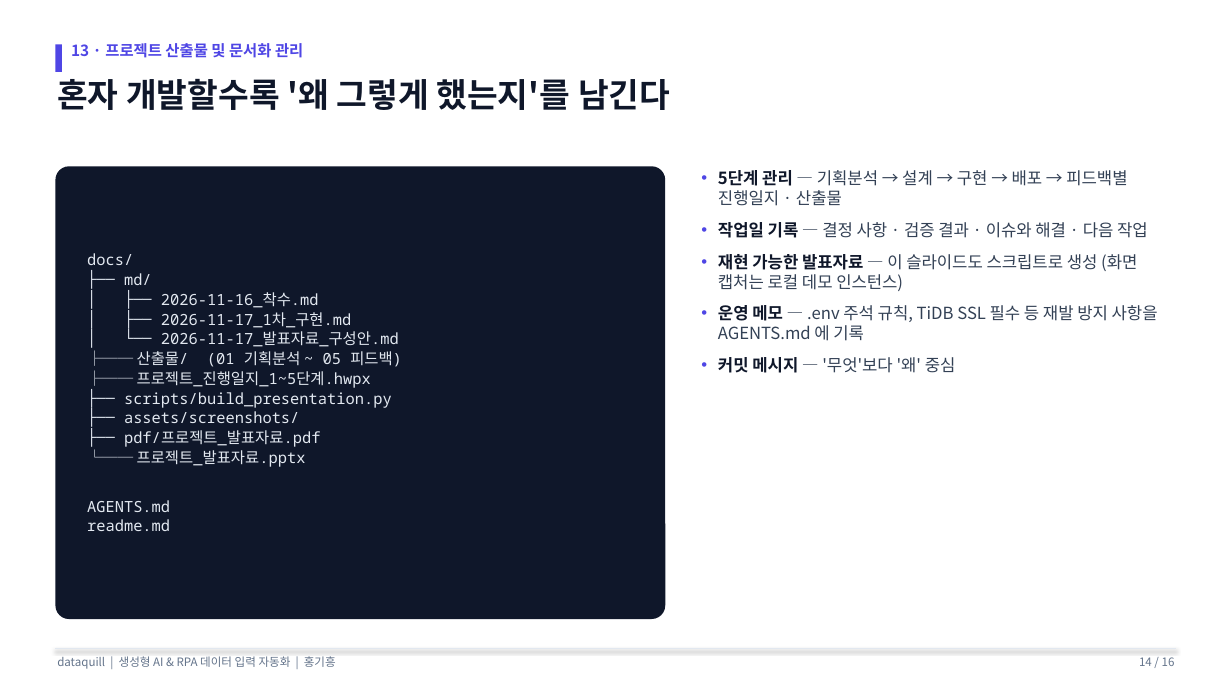
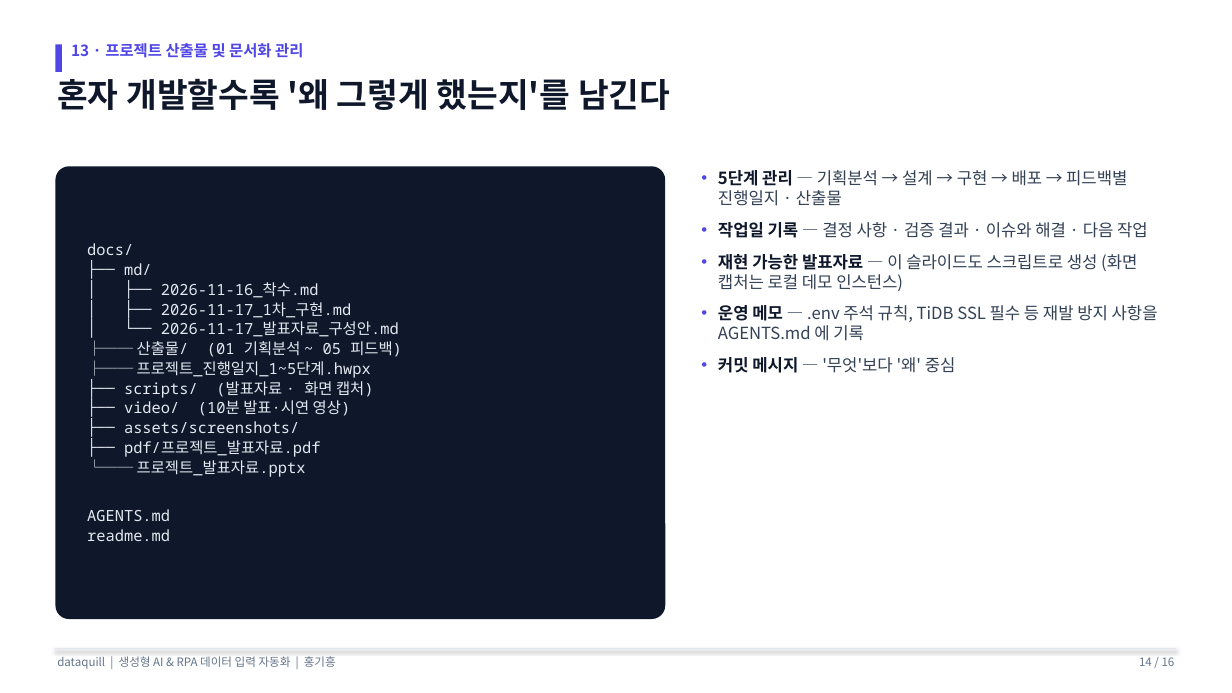
Before and after one commit to fsclass-n/datapick, a slide deck: slide 14 of docs/프로젝트_발표자료.pptx. Drawn at 1232x693 pixels with LibreOffice and Linux fonts; fonts in the diff are those of the drawing. Boxes give left, top, right and bottom in pixels: in the first picture for what was removed or moved away, otherwise in the second. Text is boxed around its words. In the diff, an @@ line names an element or a change of style, - is before the commit and + after.

```diff
--- a/docs/프로젝트_발표자료.pptx
+++ b/docs/프로젝트_발표자료.pptx
@@ text in rounded rectangle at [124,381,374,416]: text changed @@
-├── scripts/build_presentation.py
+├── scripts/ (발표자료 · 화면 캡처)
+├── video/ (10분 발표·시연 영상)
```
Also in this commit, not shown: 5 other slides changed, 32 other files.
